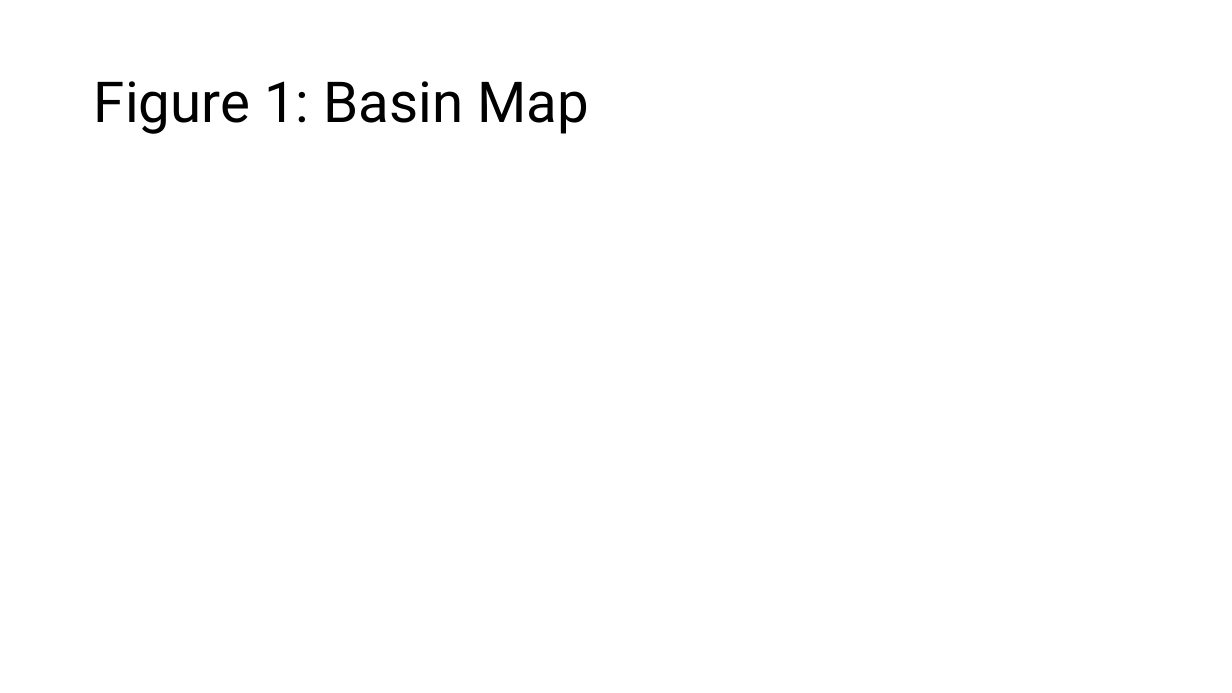
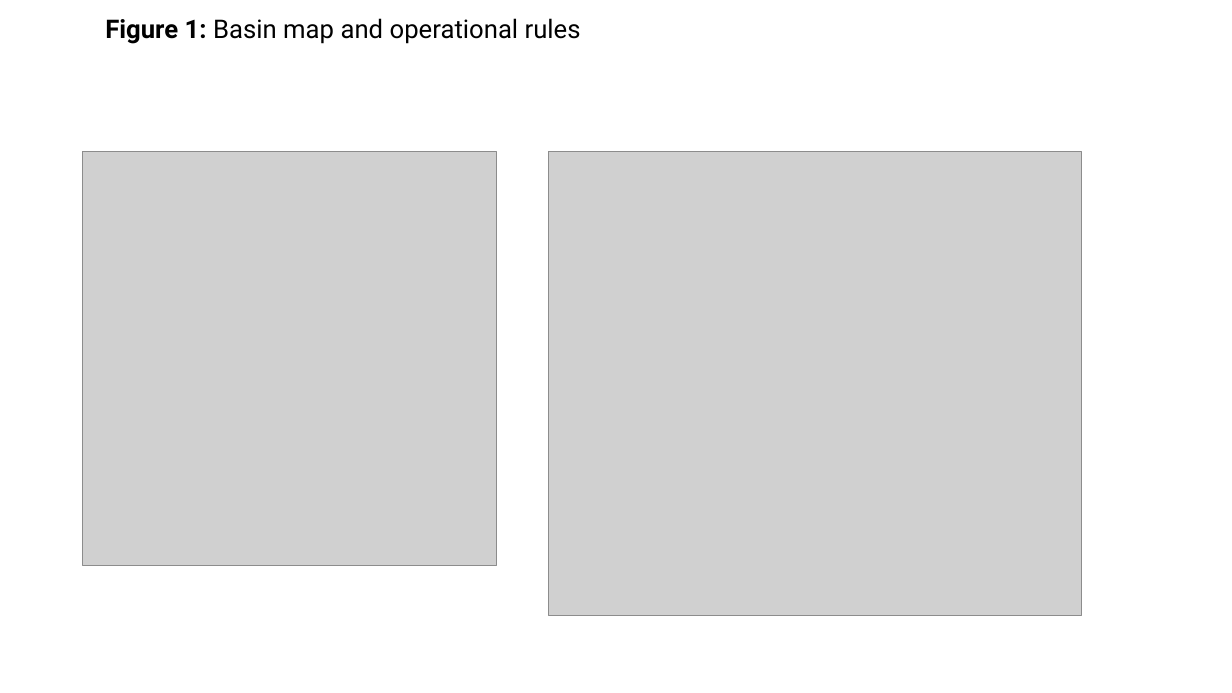
Before and after one commit to TrevorJA/NYCOptimization, a slide deck: slide 4 of docs/NYCOptimization_figure_sequence.pptx. Drawn at 1232x693 pixels with LibreOffice and Linux fonts; fonts in the diff are those of the drawing; grey boxes stand for pictures. Boxes give left, top, right and bottom in pixels: in the first picture for what was removed or moved away, otherwise in the second. Text is boxed around its words. In the diff, an @@ line names an element or a change of style, - is before the commit and + after.

```diff
--- a/docs/NYCOptimization_figure_sequence.pptx
+++ b/docs/NYCOptimization_figure_sequence.pptx
@@ title at bbox=[105, 18, 581, 44]: text changed; size 44 to 20 pt @@
-Figure 1: Basin Map
+Figure 1: Basin map and operational rules
@@ picture added at bbox=[83, 152, 496, 565] @@
@@ picture added at bbox=[548, 152, 1081, 616] @@
```
Also in this commit, not shown: 6 other slides changed, 1 slide added, 38 other files.
